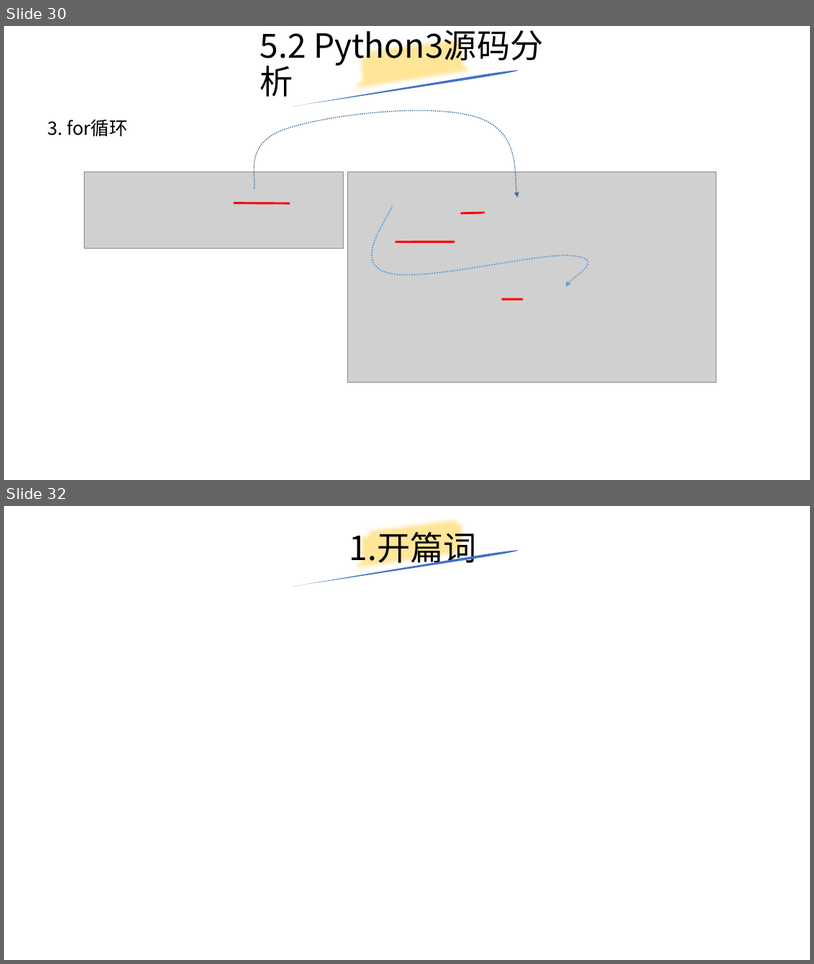
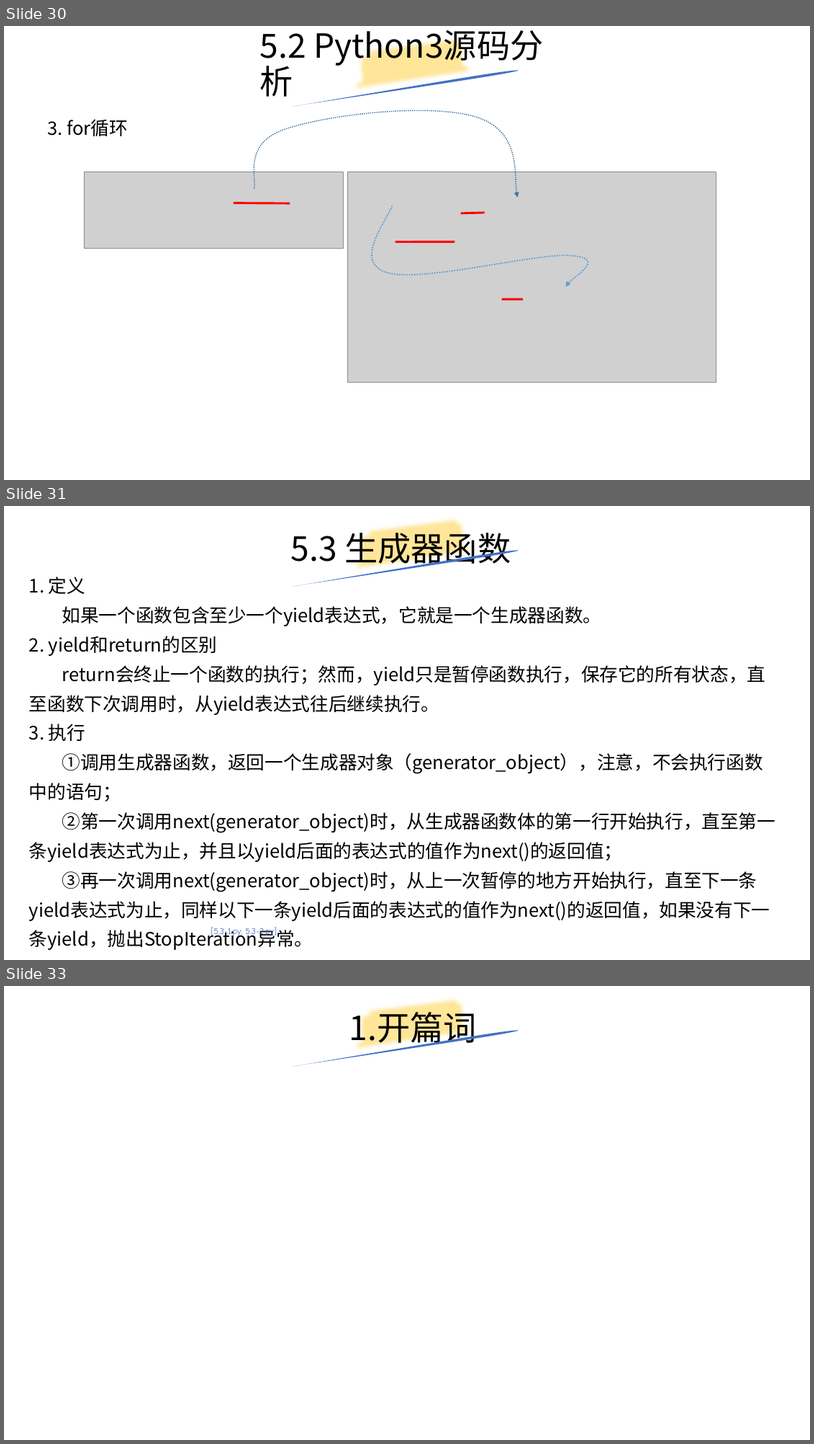
Before and after one commit to yiwenliu/CorePython, a slide deck: PPT/CorePython.pptx. Shown one above the other, each under a label of ours: slides 30 and 32 before the commit, slides 30, 31 and 33 after it; the slides between them are not shown. The pictures are 814x964 and 814x1444 pixels, drawn with LibreOffice and Linux fonts; fonts in the diff are those of the drawing; grey boxes stand for pictures. Boxes give left, top, right and bottom in pixels: in the first picture for what was removed or moved away, otherwise in the second. Text is boxed around its words. In the diff, an @@ line names an element or a change of style, - is before the commit and + after.

```diff
--- a/PPT/CorePython.pptx
+++ b/PPT/CorePython.pptx
@@ slide 31 added at (4, 506, 810, 960), background #FFFFFF @@
@@ title added at (291, 527, 511, 569), 39.6 pt, text #000000 @@
+5.3 生成器函数
@@ freeform shape added at (352, 506, 476, 586), outline #FFE699 16 pt @@
@@ freeform shape added at (292, 549, 520, 586), fill #4472C4 @@
@@ text added at (29, 577, 777, 950), 22 pt, text #000000 @@
+1. 定义
+如果一个函数包含至少一个yield表达式，它就是一个生成器函数。
+2. yield和return的区别
+return会终止一个函数的执行；然而，yield只是暂停函数执行，保存它的所有状态，直至函数下次调用时，从yield表达式往后继续执行。
+3. 执行
+①调用生成器函数，返回一个生成器对象（generator_object），注意，不会执行函数中的语句；
+②第一次调用next(generator_object)时，从生成器函数体的第一行开始执行，直至第一条yield表达式为止，并且以yield后面的表达式的值作为next()的返回值；
+③再一次调用next(generator_object)时，从上一次暂停的地方开始执行，直至下一条yield表达式为止，同样以下一条yield后面的表达式的值作为next()的返回值，如果没有下一条yield，抛出StopIteration异常。
@@ text added at (211, 926, 276, 937), 18 pt, text #4472C4 @@
+[5.3-1.py, 5.3-2.py]
@@ what was slide 32 is now slide 33 @@
```
Also in this commit, not shown: 3 slides changed, 3 other files.
